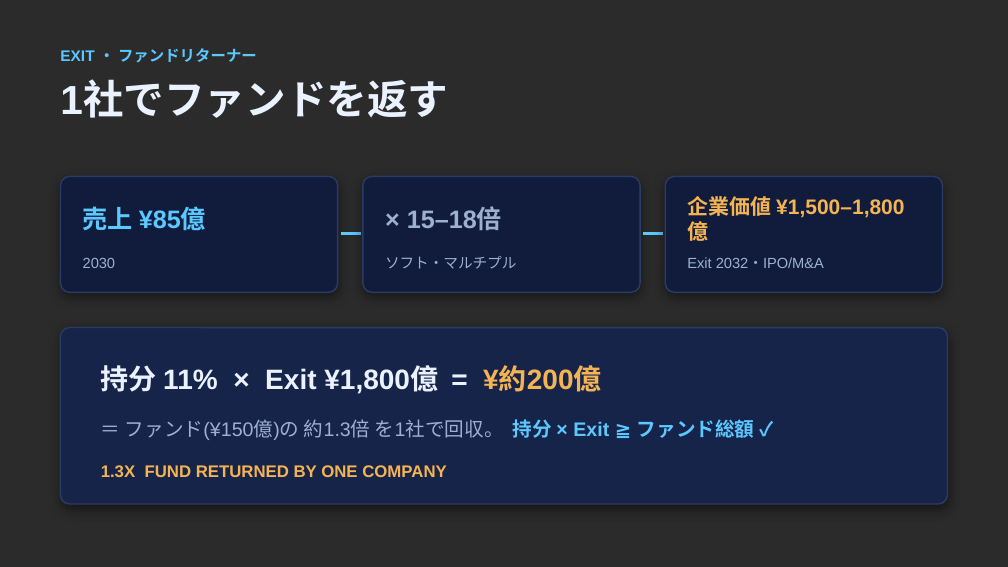
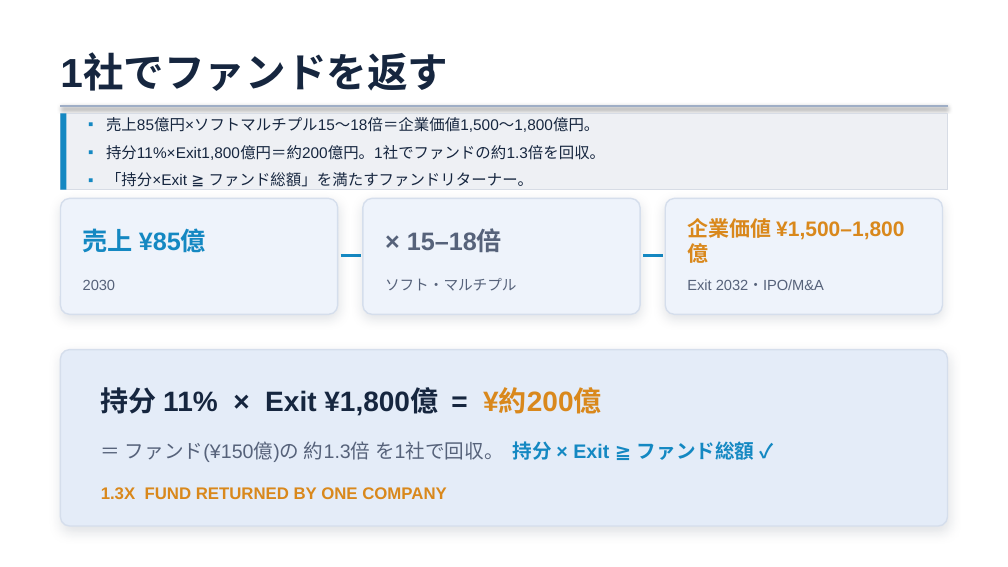
Before and after one commit to Hiroyuki-01/identity_academy_vc, a slide deck: slide 10 of template/identity_academy_vc課題_A班.pptx (slide 9 before the commit). Drawn at 1008x567 pixels with LibreOffice and Linux fonts; fonts in the diff are those of the drawing; background and template pictures are left out; a plain dark background stands for a picture behind light text. Boxes give left, top, right and bottom in pixels: in the first picture for what was removed or moved away, otherwise in the second. Text is boxed around its words. In the diff, an @@ line names an element or a change of style, - is before the commit and + after.

```diff
--- a/template/identity_academy_vc課題_A班.pptx
+++ b/template/identity_academy_vc課題_A班.pptx
@@ background picture (left out) to #FFFFFF @@
@@ text "1社でファンドを返す": place and size @@
-text "1社でファンドを返す" at <box>60,81,448,118</box>
+text "1社でファンドを返す" at <box>60,55,448,91</box>
@@ text "1社でファンドを返す" at <box>60,55,448,91</box>: text colour #EAF1FF to #16263F @@
@@ text removed at <box>60,48,257,62</box> @@
-EXIT ・ ファンドリターナー
@@ line added from (60, 106) to (948, 106), #9FAEC6 1.5 pt @@
@@ rectangle added at <box>60,114,948,191</box>, fill #EEF0F4, outline #D7DCE5 0.75 pt, 11 pt, text #16263F @@
+▪ 売上85億円×ソフトマルチプル15〜18倍＝企業価値1,500〜1,800億円。
+▪ 持分11%×Exit1,800億円＝約200億円。1社でファンドの約1.3倍を回収。
+▪ 「持分×Exit ≧ ファンド総額」を満たすファンドリターナー。
@@ rectangle added at <box>60,114,67,191</box>, fill #1488C2 @@
@@ 3 rounded rectangles: place and size @@
-3 rounded rectangles at <box>60,176,942,292</box>
+3 rounded rectangles at <box>60,199,942,314</box>
@@ fill #111C3C to #EEF3FB; outline #2A3B66 1 pt to #D5DEEC 1 pt; shadow changed in 3 elements at <box>60,199,338,314</box>, <box>363,199,640,314</box>, <box>665,199,942,314</box> @@
@@ text "売上 ¥85億" at <box>83,228,206,256</box>: text colour #5BC8FF to #1488C2 @@
@@ text "企業価値 ¥1,500–1,800億" at <box>324,218,904,416</box>: text colour #F5B454 to #D9881C @@
@@ line (341, 256) - (361, 256): stroke #5BC8FF 2 pt to #1488C2 2 pt @@
@@ line (643, 256) - (663, 256): stroke #5BC8FF 2 pt to #1488C2 2 pt @@
@@ text colour #9DB0D0 to #56627A in 4 elements at <box>83,280,115,290</box>, <box>407,230,502,252</box>, <box>385,278,517,291</box>, <box>687,279,824,290</box> @@
@@ 9 texts, 2 lines, 1 rounded rectangle: place and size @@
-9 texts, 2 lines, 1 rounded rectangle at <box>60,196,948,504</box>
+9 texts, 2 lines, 1 rounded rectangle at <box>60,218,948,526</box>
@@ rounded rectangle at <box>60,350,948,526</box>: fill #16244A to #E4ECF8; outline #2A3B66 1 pt to #D5DEEC 1 pt; shadow changed @@
@@ text "持分 11% × Exit ¥1,800億 ..." at <box>101,387,602,416</box>: text colour #EAF1FF to #16263F in "持分 11% × Exit ¥1,800億 ="; text colour #F5B454 to #D9881C in "¥約200億" @@
@@ text "＝ ファンド(¥150億)の 約1.3倍 を1社で回収。 持分 ..." at <box>125,441,755,462</box>: text colour #9DB0D0 to #56627A in "＝ ファンド(¥150億)の 約1.3倍 を1社で回収。"; text colour #5BC8FF to #1488C2 in "持分 × Exit ≧ ファンド総額 ✓" @@
@@ text "1.3X FUND RETURNED BY ONE ..." at <box>101,487,446,499</box>: text colour #F5B454 to #D9881C @@
```
Also in this commit, not shown: 8 other slides changed, 1 slide added, 7 other files.
